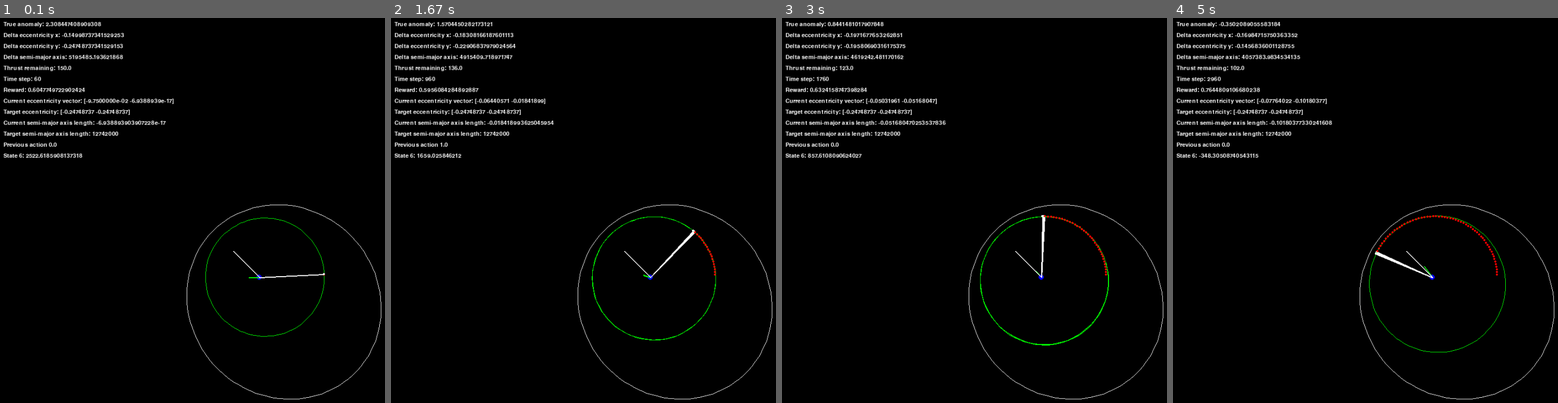
Above: before the commit, frames 1-4 (left to right).
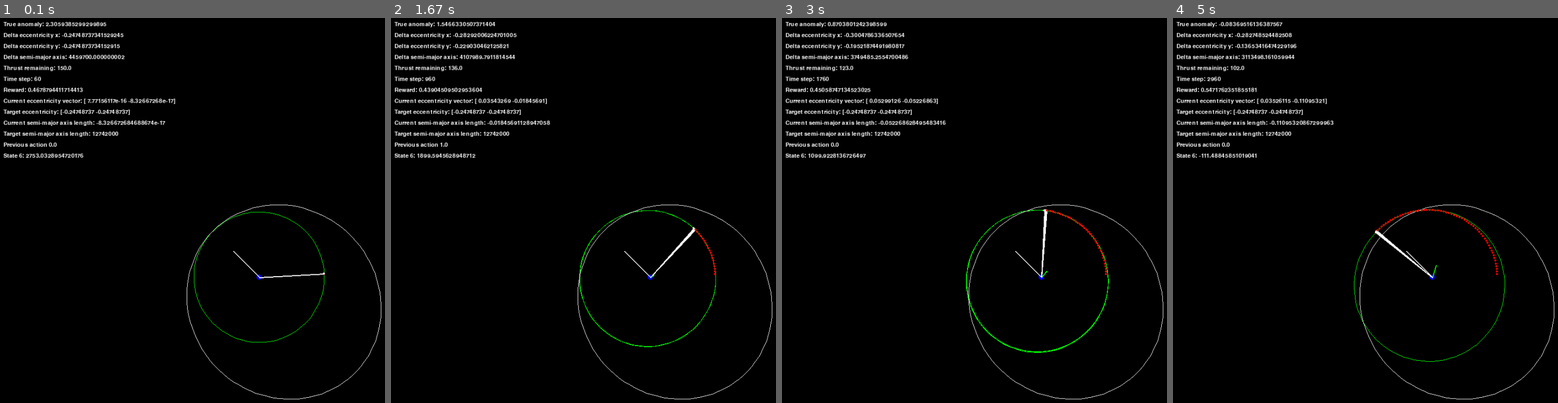
Above: after the commit, the same moments.

Repository: degtrdg/hohmann-transfer-rl
Game: pygame game, started from game.py
The game is run twice, just before and just after one commit, with the same random seed, the same clock (stepped at 60 frames per second) and the same inputs.
Inputs:
- Up to frame 1 (0.1 s): no input
- Up to frame 2 (1.67 s): tap Space at 0.33, 0.73, 1.03, 1.23, 1.57 s
- Up to frame 3 (3 s): tap Space at 1.87, 2.07, 2.37, 2.63, 2.97 s
- Up to frame 4 (5 s): tap Space at 3.27, 3.4, 3.8, 4.1, 4.47, 4.87 s

The runs differ from the first frame. In frame 1, 1.4% of the frame differs, in the area x 7-85%, y 1-85%; in frame 2, 1.7%; in frame 3, 2.0%; in frame 4, 2.1%, in the area x 7-87%, y 1-90%.

Commit message:
Changed e_norm to from diff of e to actual e

Diff:
--- a/SimpleBurnEnv.py
+++ b/SimpleBurnEnv.py
@@ -145,7 +145,7 @@
 
         # Calculate the reward for the current state.
         reward = self.reward(self.state, action)
-        e_norm = np.linalg.norm(self.state[1:3])
+        e_norm = np.linalg.norm(self.orbit_state[1:3])
 
         # Check termination conditions: either the maximum time has been reached, or the spaceship has achieved its goal,
         # or the spaceship has run out of thrust, or the spaceship's orbit is too eccentric. If any of these conditions is met,
@@ -168,7 +168,7 @@
 
         # Set the initial position and velocity of the spaceship.
         pos = self.r2_0
-        vel = self.v2_0 * 0.95
+        vel = self.v2_0
 
         if target is None:
             self.target = om.a_constrained_orbit(self.tbr, r=np.linalg.norm(pos)/self.tbr.r1, a=self.target_a, theta=theta)
